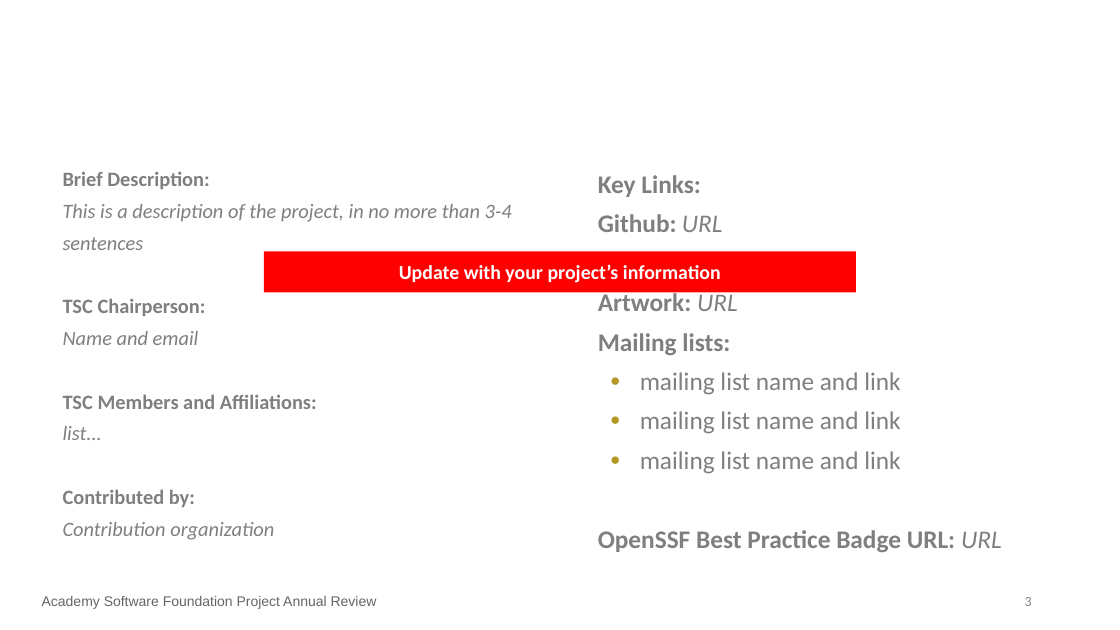
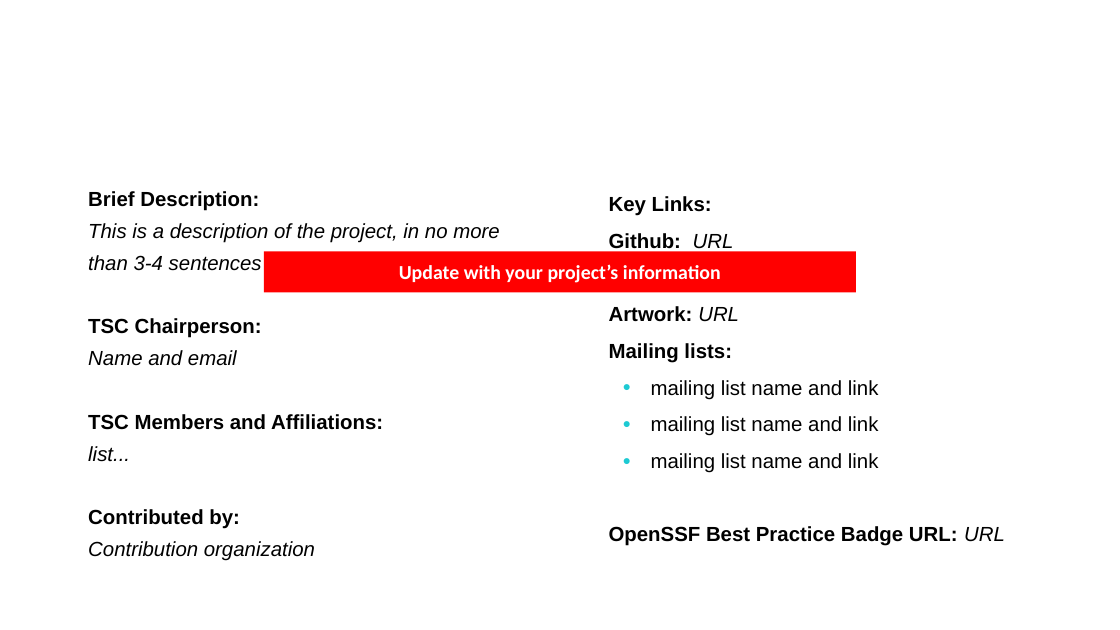
Before and after one commit to AcademySoftwareFoundation/tac, a slide deck: slide 3 of process/annual_review_template.pptx. Drawn at 1120x630 pixels with LibreOffice and Linux fonts; fonts in the diff are those of the drawing; background and template pictures are left out. Boxes give left, top, right and bottom in pixels: in the first picture for what was removed or moved away, otherwise in the second. Text is boxed around its words. In the diff, an @@ line names an element or a change of style, - is before the commit and + after.

Commit message:
Update Review Template to current branding

```diff
--- a/process/annual_review_template.pptx
+++ b/process/annual_review_template.pptx
@@ title "<your project name>": place and size @@
-title "<your project name>" at box(281, 204, 814, 390)
+title "<your project name>" at box(88, 223, 398, 366)
@@ title "<your project name>" at box(88, 223, 398, 366): size 32 to 36 pt, font Calibri to Arial, bold on @@
@@ text "Brief Description:": place and size @@
-text "Brief Description:" at box(63, 172, 512, 540)
+text "Brief Description:" at box(88, 191, 499, 561)
@@ text "Brief Description:" at box(88, 191, 499, 561): font Calibri to Arial, text colour #7F7F7F to #000000 @@
@@ text "Key Links:": place and size @@
-text "Key Links:" at box(598, 175, 1002, 552)
+text "Key Links:" at box(609, 196, 1005, 546)
@@ text "Key Links:" at box(609, 196, 1005, 546): size 21.7 to 17.5 pt, font Calibri to Arial, text colour #7F7F7F to #000000; line spacing 1.3 to 1.5; indent changed; bullet colour #B49823 to #1DCAD3 @@
@@ text removed at box(42, 596, 377, 609) @@
-Academy Software Foundation Project Annual Review
@@ page number removed at box(1025, 597, 1032, 606) @@
-3
```
Also in this commit, not shown: 11 other slides changed.
